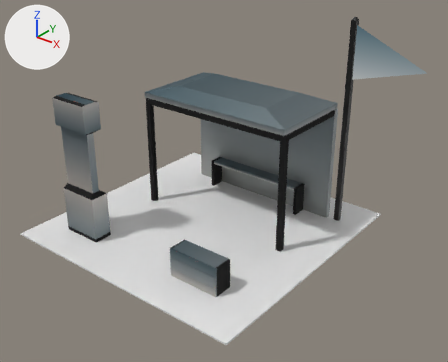
One commit to the glTF model public/models/stand_silver.glb: the scene before it, then after it.
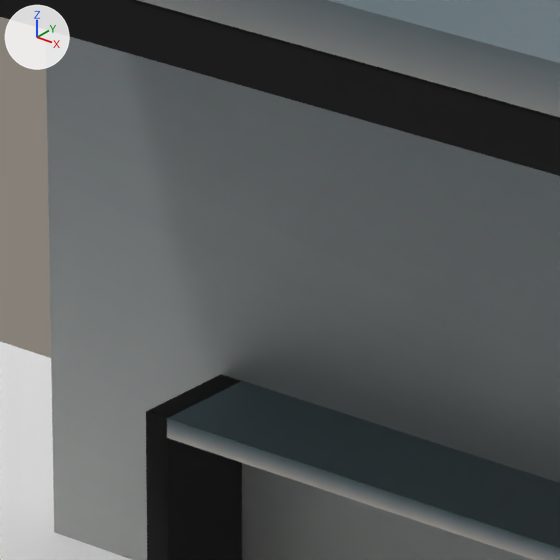
The first picture shows the older version from a camera (50 mm lens) standing at (8.42, -9.31, 7.21) and looking at (1.21, -0.3, 1.62). The close-ups show the older and then the newer version on the part from 44% to 57% of the width and 32% to 49% of the height of that picture. Only the edits that show in the close-ups are written down. The axes (+X, +Y, +Z) are drawn at upper left. The lights are the same throughout. Where no turn or scale is listed for an object, it has been applied to the vertices.
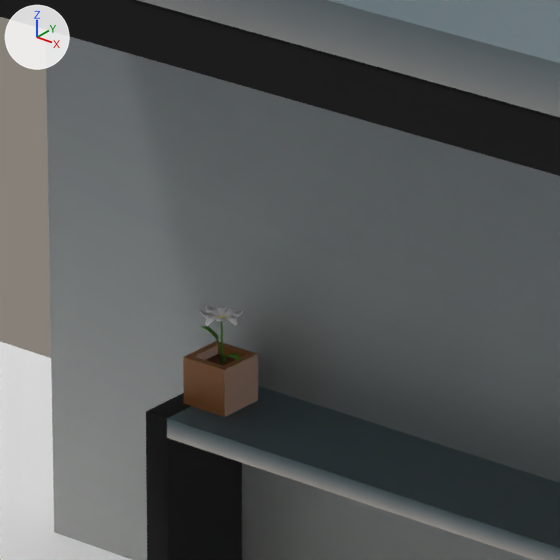
The change, as a diff of the scene's bpy script:
```diff
--- a/public/models/stand_silver.glb.py
+++ b/public/models/stand_silver.glb.py
@@ img_color_palette @@
+img_color_palette = load_image('color_palette', '_unpacked/color_palette', 256, 256, 'sRGB')
@@ mat_material @@
+mat_material = principled_material('Material')
+mat_material.base_color = (0.0823, 0.0251, 0.00921)  # brown #512c18
+mat_material.roughness = 1.0
@@ mat_color_palette @@
+mat_color_palette = principled_material('color_Palette')
+mat_color_palette.texture = img_color_palette
+mat_color_palette.roughness = 0.8
@@ mat_material_004 @@
+mat_material_004 = principled_material('Material.004')
+mat_material_004.base_color = (0.266, 0.103, 0.0277)  # brown #8d5a2e
@@ me_plane_001 @@
+me_plane_001.from_pydata([(-1.0, -1.0, 0.0), (1.0, -1.0, 0.0), (-1.0, 1.0, 0.0), (1.0, 1.0, 0.0)], [], [(0, 1, 3), (0, 3, 2)])
+me_plane_001.materials.append(mat_material)  # brown #512c18
@@ me_plane_003 @@
+me_plane_003.from_pydata(...)  # 170 vertices, 328 faces; spans x -0.208..0.205, y -0.213..0.253, z -0.459..0.151
+me_plane_003.materials.append(mat_color_palette)  # picture img_color_palette
@@ me_cube_018 @@
+me_cube_018.from_pydata(...)  # 16 vertices, 28 faces; spans x -1.0..1.0, y -1.0..1.0, z -1.0..1.0
+me_cube_018.materials.append(mat_material_004)  # brown #8d5a2e
@@ ob_plane_001 @@
+ob_plane_001 = bpy.data.objects.new('Plane.001', me_plane_001)
+ob_plane_001.location = (-0.592, 1.783, 0.994)
+ob_plane_001.scale = (0.0614, 0.0614, 0.0614)
@@ ob_flower1 @@
+ob_flower1 = bpy.data.objects.new('flower1', me_plane_003)
+ob_flower1.location = (-0.583, 1.782, 1.109)
+ob_flower1.rotation_euler = (0.0, 0.0, -1.287)  # degrees (0, 0, -74)
+ob_flower1.scale = (0.272, 0.272, 0.272)
@@ ob_cube_015 @@
+ob_cube_015 = bpy.data.objects.new('Cube.015', me_cube_018)
+ob_cube_015.location = (-0.586, 1.78, 0.948)
+ob_cube_015.scale = (-0.0727, -0.0727, -0.0727)
```

What differs and where, as boxes (x1, y1, x2, y2) in the close-ups (560 x 560 px):
'Cube.015', added (brown): after (183, 341, 258, 417)
'flower1', added: after (200, 305, 243, 364)
'Plane.001', added (mostly hidden): after (206, 354, 236, 366)
